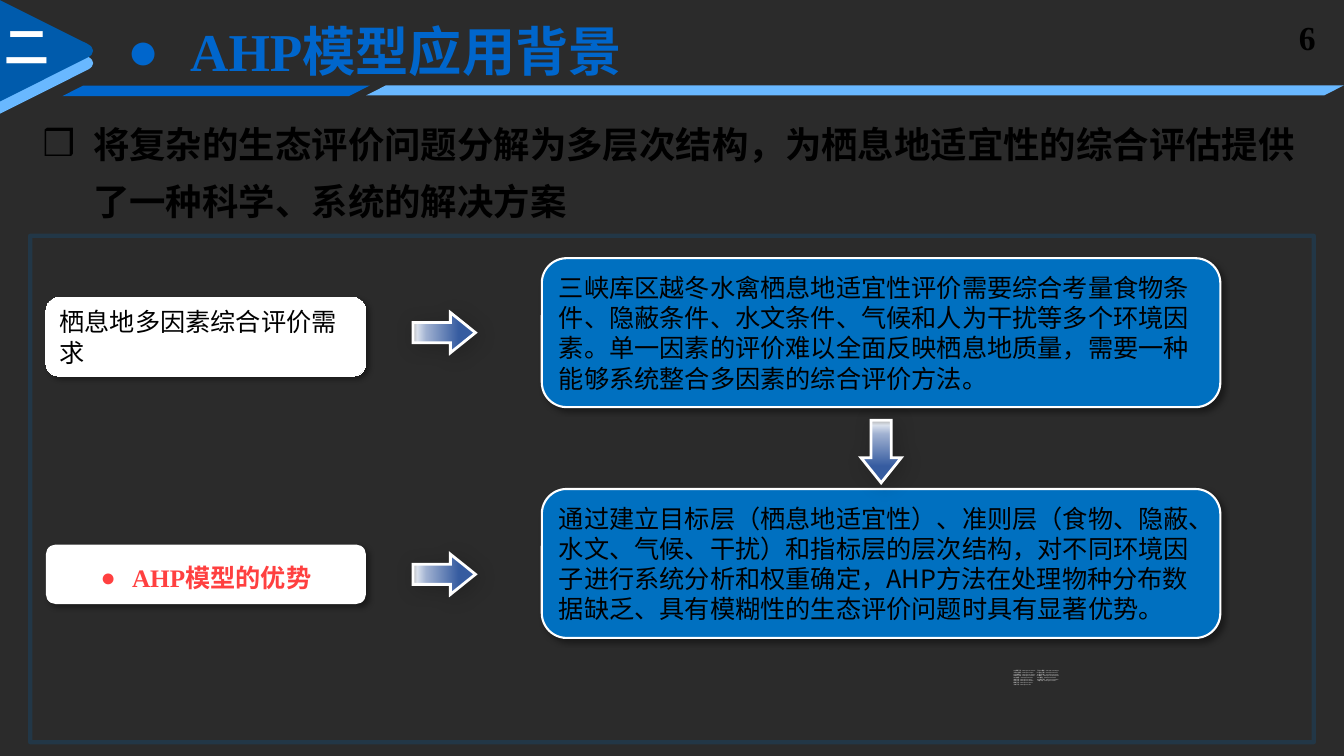
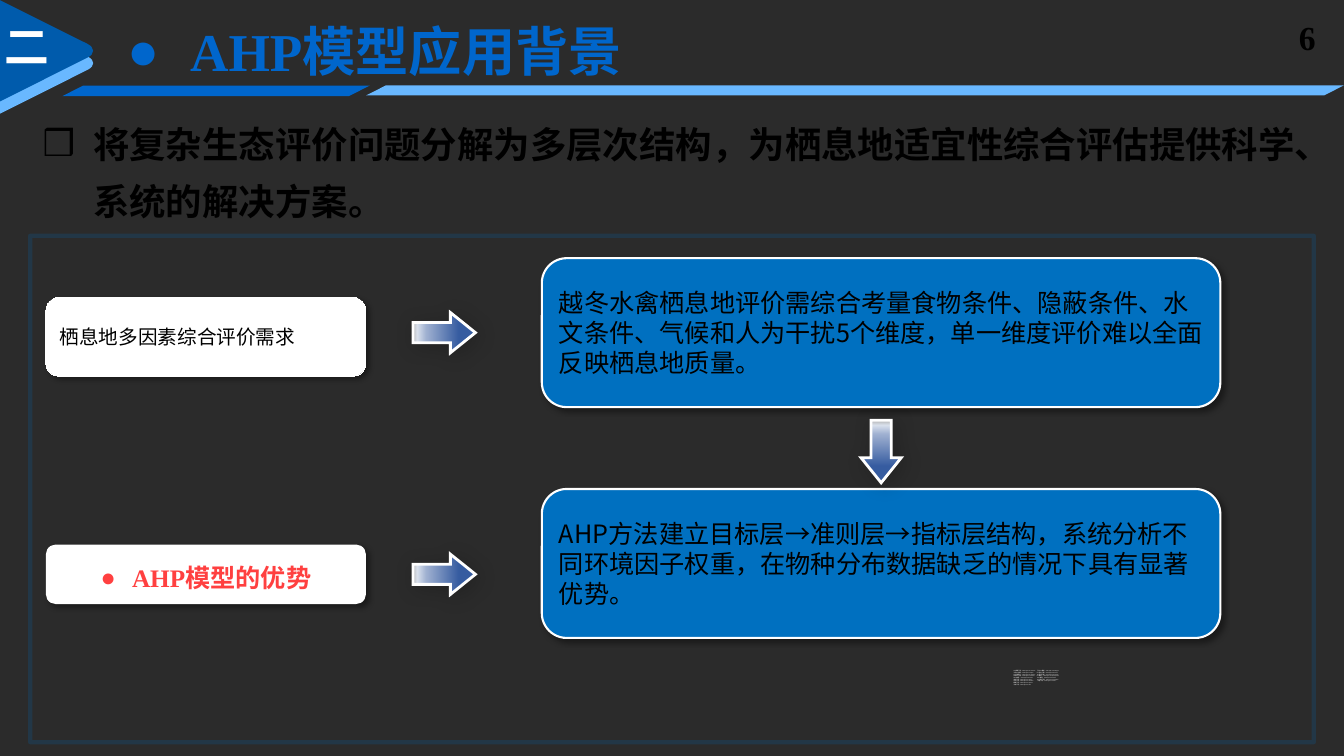
Before and after one commit to exchan9e/-, a slide deck: slide 6 of AHP模型/数据处理与建模-AHP模型案例 .pptx. Drawn at 1344x756 pixels with LibreOffice and Linux fonts; fonts in the diff are those of the drawing; background and template pictures are left out; a plain dark background stands for a picture behind light text. Boxes give left, top, right and bottom in pixels: in the first picture for what was removed or moved away, otherwise in the second. Text is boxed around its words. In the diff, an @@ line names an element or a change of style, - is before the commit and + after.

```diff
--- a/AHP模型/数据处理与建模-AHP模型案例 .pptx
+++ b/AHP模型/数据处理与建模-AHP模型案例 .pptx
@@ text at box(93, 127, 1331, 218): text changed @@
-❒ 将复杂的生态评价问题分解为多层次结构，为栖息地适宜性的综合评估提供了一种科学、系统的解决方案
+❒ 将复杂生态评价问题分解为多层次结构，为栖息地适宜性综合评估提供科学、系统的解决方案。
@@ rounded rectangle "栖息地多因素综合评价需求" at box(45, 297, 366, 376): size 18 to 14 pt @@
@@ text in rounded rectangle at box(559, 290, 1203, 374): text changed @@
-三峡库区越冬水禽栖息地适宜性评价需要综合考量食物条件、隐蔽条件、水文条件、气候和人为干扰等多个环境因素。单一因素的评价难以全面反映栖息地质量，需要一种能够系统整合多因素的综合评价方法。
+越冬水禽栖息地评价需综合考量食物条件、隐蔽条件、水文条件、气候和人为干扰5个维度，单一维度评价难以全面反映栖息地质量。
@@ text in rounded rectangle at box(559, 522, 1189, 605): text changed @@
-通过建立目标层（栖息地适宜性）、准则层（食物、隐蔽、水文、气候、干扰）和指标层的层次结构，对不同环境因子进行系统分析和权重确定，AHP方法在处理物种分布数据缺乏、具有模糊性的生态评价问题时具有显著优势。
+AHP方法建立目标层→准则层→指标层结构，系统分析不同环境因子权重，在物种分布数据缺乏的情况下具有显著优势。
```
Also in this commit, not shown: 5 other slides changed.
